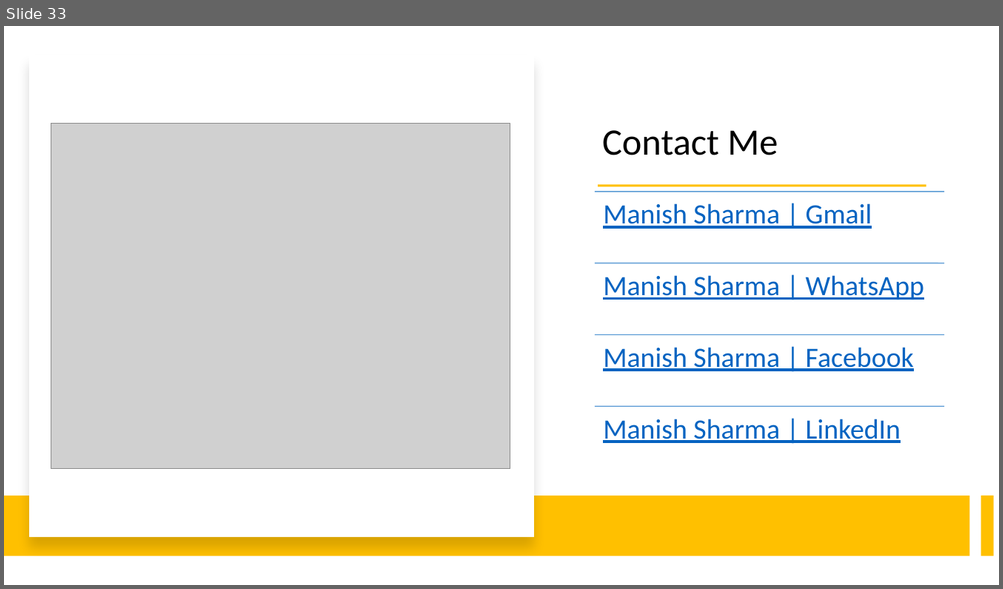
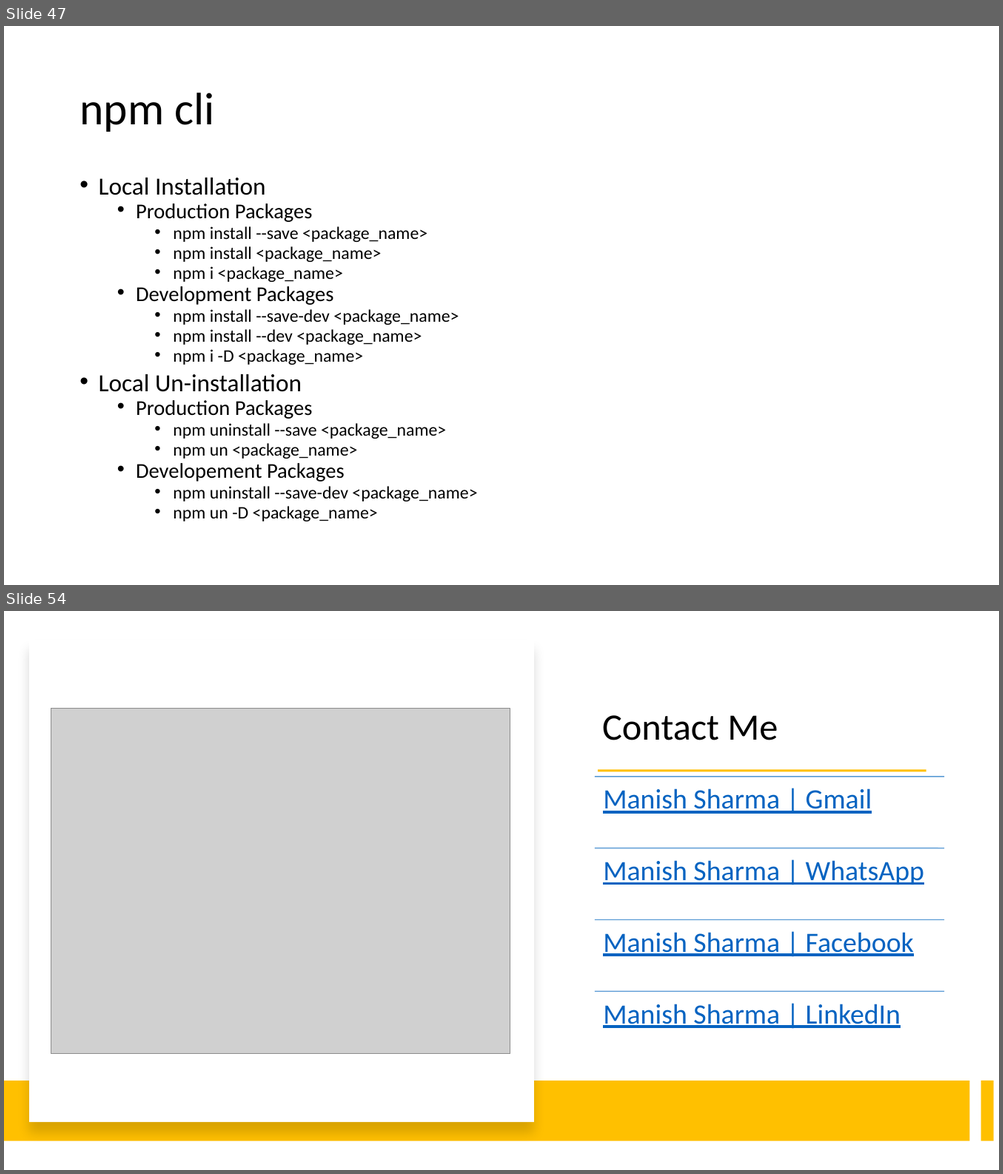
Before and after one commit to explore-with-manish/im-jan24, a slide deck: Node/Notes/Node.pptx. Shown one above the other, each under a label of ours: slide 33 before the commit, slides 47 and 54 after it; the slides between them are not shown. The pictures are 1003x589 and 1003x1174 pixels, drawn with LibreOffice and Linux fonts; fonts in the diff are those of the drawing; grey boxes stand for pictures. Boxes give left, top, right and bottom in pixels: in the first picture for what was removed or moved away, otherwise in the second. Text is boxed around its words. In the diff, an @@ line names an element or a change of style, - is before the commit and + after.

```diff
--- a/Node/Notes/Node.pptx
+++ b/Node/Notes/Node.pptx
@@ slide 47 added at [4,26,999,585], background #FFFFFF @@
@@ title added at [79,93,214,132], 44 pt, text #000000 @@
+npm cli
@@ text added at [99,178,477,522], 17 pt, text #000000 @@
+• Local Installation
+  • Production Packages
+    • npm install --save <package_name>
+    • npm install <package_name>
+    • npm i <package_name>
+  • Development Packages
+    • npm install --save-dev <package_name>
+    • npm install --dev <package_name>
+    • npm i -D <package_name>
+• Local Un-installation
+  • Production Packages
+    • npm uninstall --save <package_name>
+    • npm un <package_name>
+  • Developement Packages
+    • npm uninstall --save-dev <package_name>
+    • npm un -D <package_name>
@@ what was slide 33 is now slide 54 @@
```
Also in this commit, not shown: 20 other slides added, 4 other files.
